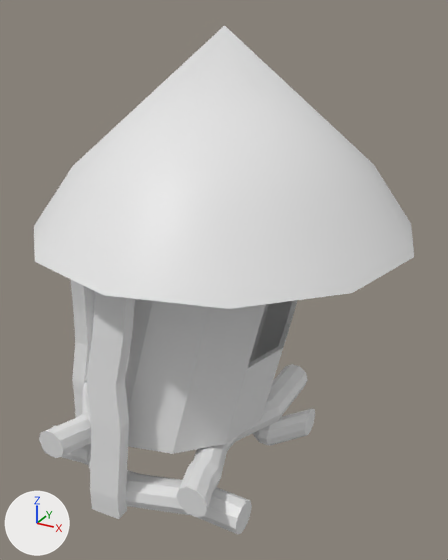
Before and after pictures for a commit that changed the FBX model TestProject1/Assets/Models/CustomModels 1/Granary_model5_1_hut.fbx.
Before and after are seen from a 50 mm camera at (95.3, -142.0, 133.5) aimed at (12.4, 8.7, 58.2). The axes (+X, +Y, +Z) are drawn at lower left. The lights are the same throughout. Where no turn or scale is listed for an object, it has been applied to the vertices.
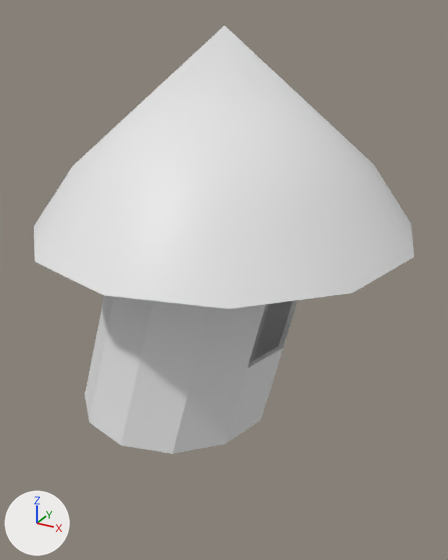
Scene script edits in JSON lines:
```json
{"op": "remove", "block": "ob_cylinder002", "code": ["ob_cylinder002 = bpy.data.objects.new('Cylinder002', me_mesh_001)", "ob_cylinder002.location = (0.0, 0.0, 0.0)"]}
```

Location of each change, [x1, y1, x2, y2] in pixels of the pictures (448 x 560 px):
```json
{"object": "Cylinder002", "change": "deleted", "before": [39, 280, 315, 534]}
```
